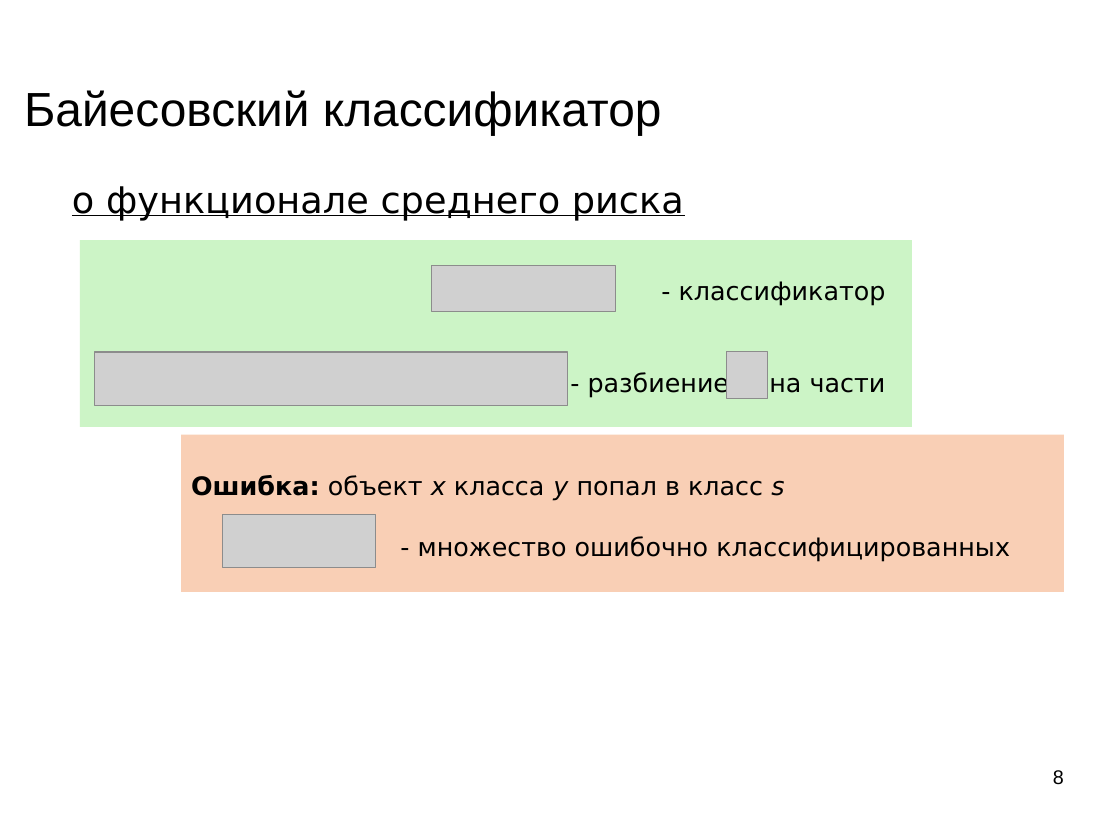
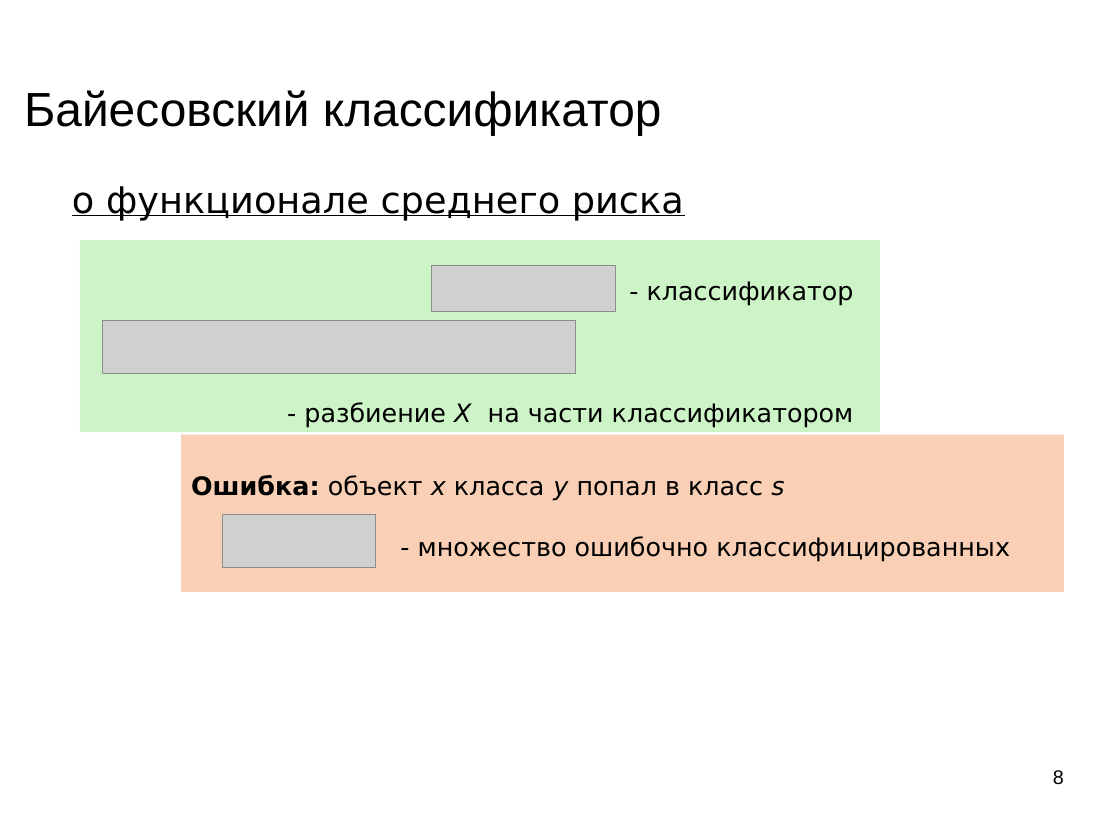
Before and after one commit to mechanoid5/ml_lectorium_2023_I, a slide deck: slide 8 of 09-bayes.odp. Drawn at 1120x840 pixels with LibreOffice and Linux fonts; fonts in the diff are those of the drawing; grey boxes stand for pictures; background and template pictures are left out. Boxes give left, top, right and bottom in pixels: in the first picture for what was removed or moved away, otherwise in the second. Text is boxed around its words. In the diff, an @@ line names an element or a change of style, - is before the commit and + after.

```diff
--- a/09-bayes.odp
+++ b/09-bayes.odp
@@ rectangle "- классификатор" resized from (x1=80, y1=240, x2=913, y2=427) to (x1=80, y1=240, x2=880, y2=432) @@
@@ picture moved from (x1=95, y1=352, x2=568, y2=406) to (x1=103, y1=320, x2=576, y2=374) @@
@@ picture removed at (x1=727, y1=352, x2=768, y2=398) @@
@@ text in rectangle at (x1=304, y1=402, x2=854, y2=428): text changed @@
-- разбиение на части
+- разбиение X на части классификатором
```
Also in this commit, not shown: 2 other slides changed, 6 other files.
